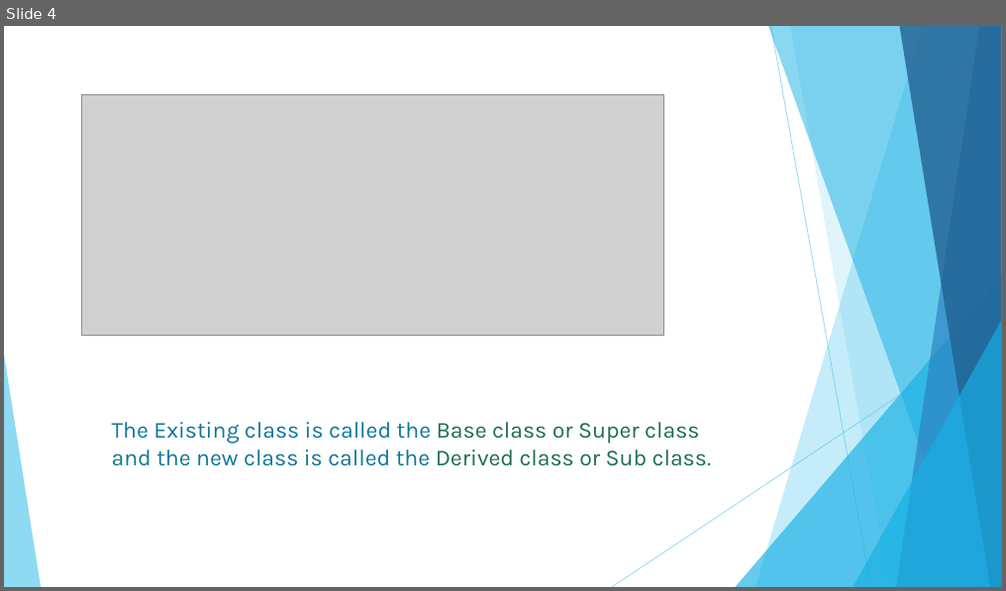
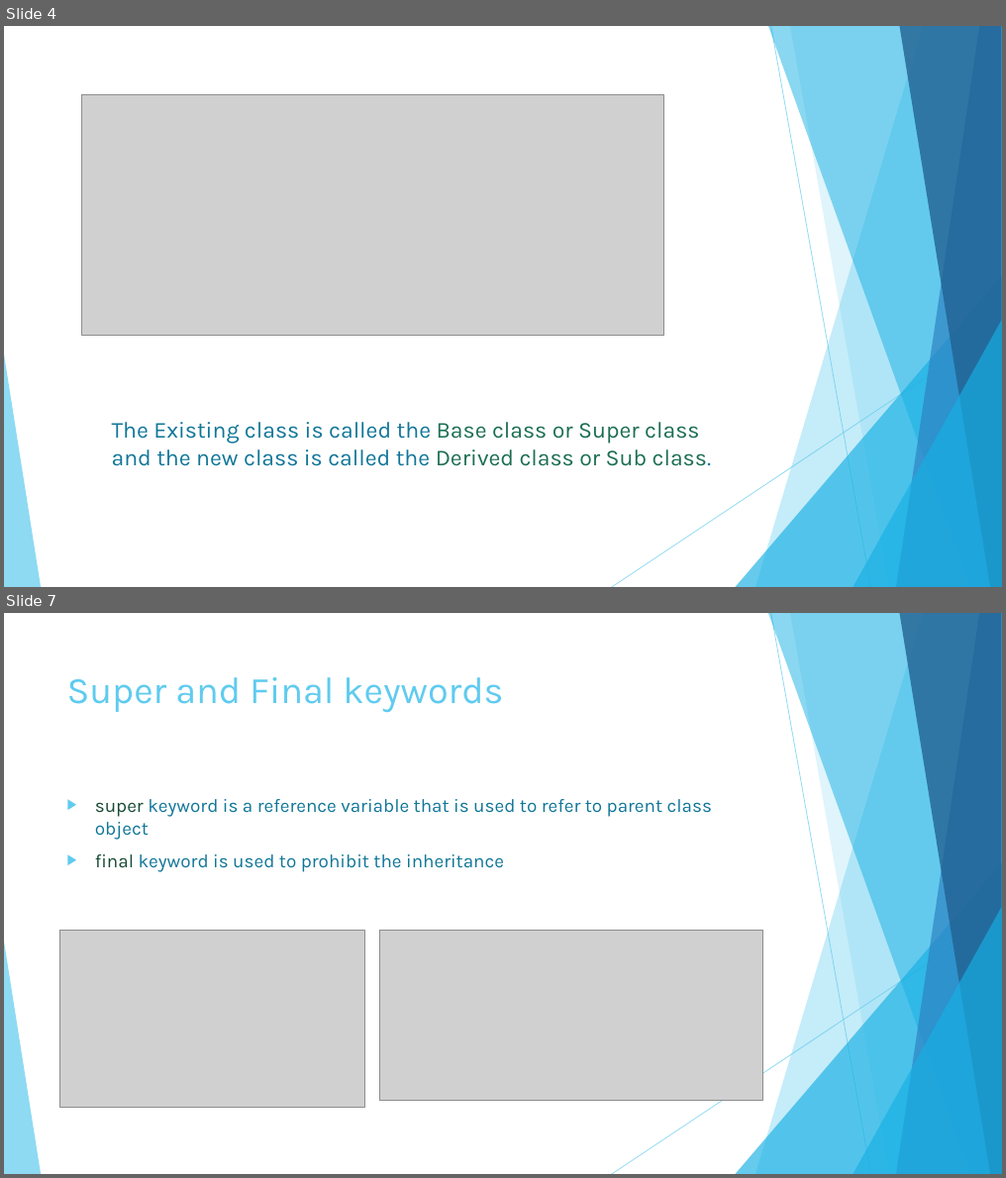
Before and after one commit to mass132/lab1, a slide deck: ppt/INHERITANCE_POONAMCHAND_SAHU.pptx. Shown one above the other, each under a label of ours: slide 4 before the commit, slides 4 and 7 after it; the slides between them are not shown. The pictures are 1006x591 and 1006x1178 pixels, drawn with LibreOffice and Linux fonts; fonts in the diff are those of the drawing; grey boxes stand for pictures. Boxes give left, top, right and bottom in pixels: in the first picture for what was removed or moved away, otherwise in the second. Text is boxed around its words. In the diff, an @@ line names an element or a change of style, - is before the commit and + after.

```diff
--- a/ppt/INHERITANCE_POONAMCHAND_SAHU.pptx
+++ b/ppt/INHERITANCE_POONAMCHAND_SAHU.pptx
@@ slide 7 added at [4,613,1002,1174], background #FFFFFF; not listed: 10 template elements that a slide beside it also shows @@
@@ title added at [67,677,503,712], 36 pt, text #5FCBEF @@
+Super and Final keywords
@@ text added at [95,799,712,872], 18 pt, text #0F7698 @@
+▶ super keyword is a reference variable that is used to refer to parent class object
+▶ final keyword is used to prohibit the inheritance
@@ picture added at [59,931,364,1108] @@
@@ picture added at [379,931,763,1100] @@
```
Also in this commit, not shown: 3 slides changed, 3 other slides added.
